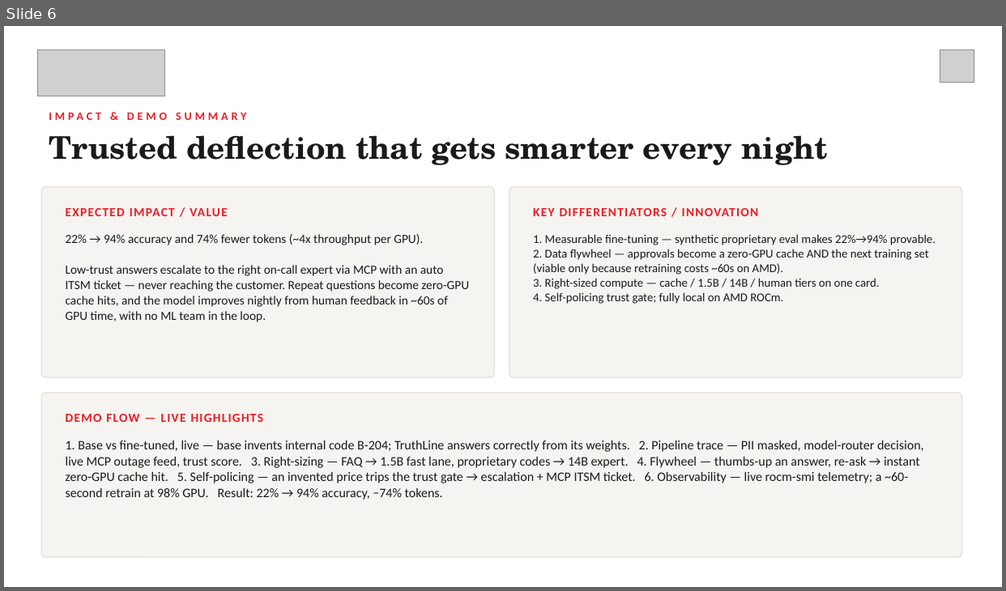
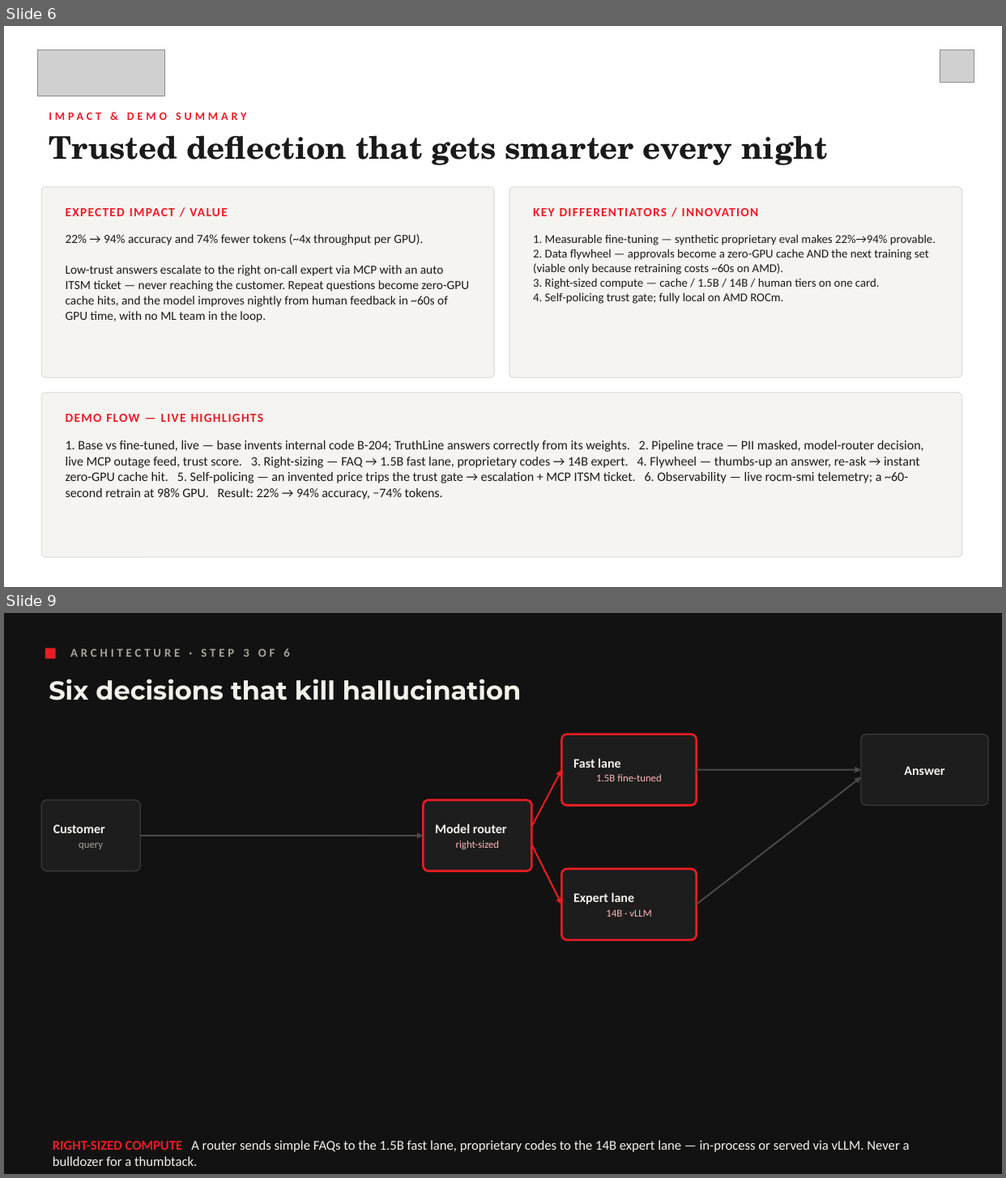
Before and after one commit to Prash8830/amd, a slide deck: submission/TCS_AMD_AI_Hackathon_Submission_TruthLine.pptx. Shown one above the other, each under a label of ours: slide 6 before the commit, slides 6 and 9 after it; the slides between them are not shown. The pictures are 1006x591 and 1006x1178 pixels, drawn with LibreOffice and Linux fonts; fonts in the diff are those of the drawing; grey boxes stand for pictures. Boxes give left, top, right and bottom in pixels: in the first picture for what was removed or moved away, otherwise in the second. Text is boxed around its words. In the diff, an @@ line names an element or a change of style, - is before the commit and + after.

```diff
--- a/submission/TCS_AMD_AI_Hackathon_Submission_TruthLine.pptx
+++ b/submission/TCS_AMD_AI_Hackathon_Submission_TruthLine.pptx
@@ slide 9 added at <box>4,613,1002,1174</box>, background #121212 @@
@@ rectangle added at <box>45,648,56,658</box>, fill #ED1C24 @@
@@ text added at <box>70,649,289,657</box>, 11.5 pt, text #A9A399, bold @@
+ARCHITECTURE · STEP 3 OF 6
@@ text added at <box>49,679,521,700</box>, 25 pt, text #F4F1EA, bold @@
+Six decisions that kill hallucination
@@ rounded rectangle added at <box>562,735,697,806</box>, fill #1D1D1D, outline #ED1C24 2 pt @@
@@ text added at <box>573,758,662,781</box>, 10 pt, text #FFB3B6 @@
+Fast lane
+1.5B fine-tuned
@@ rounded rectangle added at <box>861,735,988,806</box>, fill #1D1D1D, outline #3A3A3A 1 pt @@
@@ arrow added from (532, 826) to (562, 770), #ED1C24 1.5 pt @@
@@ arrow added from (697, 770) to (861, 770), #4A4A4A 1.5 pt @@
@@ arrow added from (697, 905) to (861, 777), #4A4A4A 1.5 pt @@
@@ text added at <box>904,766,944,775</box>, 12.5 pt, text #F4F1EA, bold @@
+Answer
@@ rounded rectangle added at <box>41,800,140,871</box>, fill #1D1D1D, outline #3A3A3A 1 pt @@
@@ rounded rectangle added at <box>424,800,532,871</box>, fill #1D1D1D, outline #ED1C24 2 pt @@
@@ text added at <box>53,824,105,850</box>, 12.5 pt, text #F4F1EA, bold @@
+Customer
+query
@@ text added at <box>435,824,507,850</box>, 12.5 pt, text #F4F1EA, bold @@
+Model router
+right-sized
@@ arrow added from (140, 836) to (424, 836), #4A4A4A 1.5 pt @@
@@ arrow added from (532, 845) to (562, 905), #ED1C24 1.5 pt @@
@@ rounded rectangle added at <box>562,869,697,940</box>, fill #1D1D1D, outline #ED1C24 2 pt @@
@@ text added at <box>573,892,652,917</box>, 12.5 pt, text #F4F1EA, bold @@
+Expert lane
+14B · vLLM
@@ text added at <box>53,1140,910,1166</box>, 13 pt, text #F4F1EA @@
+RIGHT-SIZED COMPUTE A router sends simple FAQs to the 1.5B fast lane, proprietary codes to the 14B expert lane — in-process or served via vLLM. Never a bulldozer for a thumbtack.
```
Also in this commit, not shown: 5 other slides added, 1 other file.
